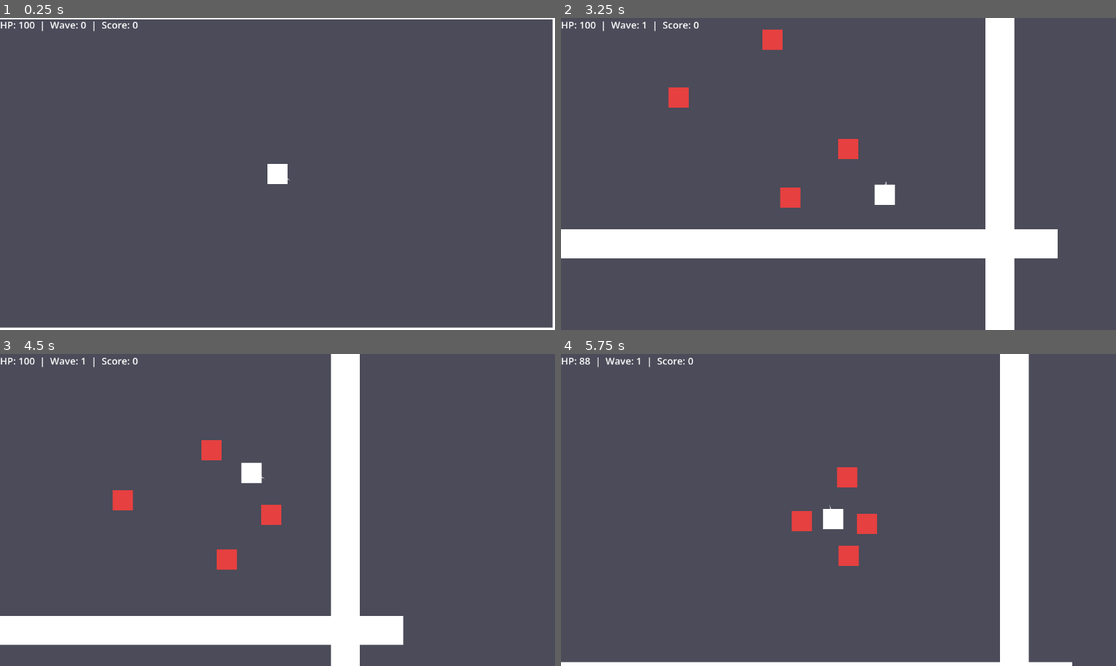
Above: before the commit, frames 1-4 (two rows, left to right).
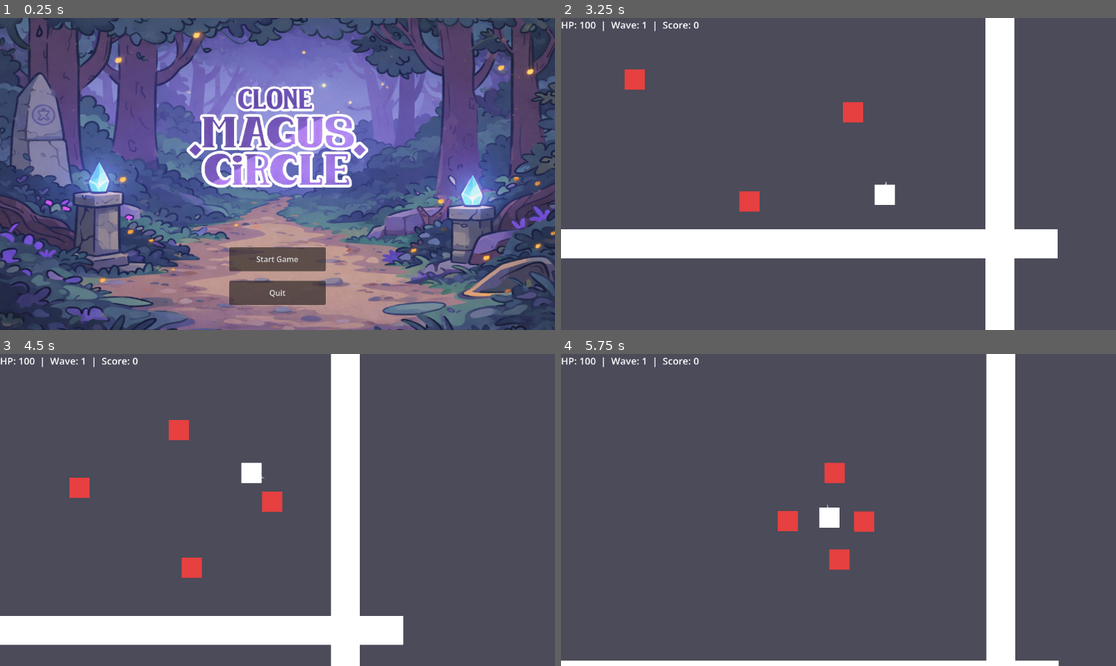
Above: after the commit, the same moments.

Repository: champSTK/the-casual-magnus-circle
Game: Godot game, scene res://Menus/MainMenu.tscn
Same seed, same stepped clock (60 frames per second), same inputs: the game is played once before the commit and once after it. Before the commit the project starts from res://Main.tscn.
Inputs (mouse positions are in pixels of both pictures, inside the frame that each line leads up to):
- Up to frame 1 (0.25 s): no input
- Up to frame 2 (3.25 s): click (838, 258) at 0.5 s, where only the run after the commit has a clickable "Start Game"; tap Enter (ui_accept) at 1.25, 2.1, 2.27, 2.57 s; move the mouse to (960, 158) at 1.27 s; hold Right (ui_right) 1.28-2.03 s; hold Enter (ui_accept) 1.28-2.03 s; click (960, 158) at 1.42 s; move the mouse to (727, 189) at 2.02 s; hold Down (ui_down) 2.03-2.78 s; move the mouse to (894, 105) at 2.77 s; hold Right (ui_right) from 2.78 s (still down); hold Enter (ui_accept) from 2.78 s (still down)
- Up to frame 3 (4.5 s): move the mouse to (249, 572) at 3.52 s; release Right (ui_right) at 3.53 s; release Enter (ui_accept) at 3.53 s; hold Up (ui_up) 3.53-4.28 s; tap Enter (ui_accept) at 3.6, 3.77, 4.07 s; click (249, 572) at 3.67 s; move the mouse to (444, 556) at 4.27 s; hold Left (ui_left) from 4.28 s (still down); hold Enter (ui_accept) from 4.28 s (still down)
- Up to frame 4 (5.75 s): tap Escape (ui_cancel) at 4.9 s; release Left (ui_left) at 5 s; release Enter (ui_accept) at 5 s; click (821, 478) at 5 s, where only the run after the commit has a clickable "Resume"

The runs differ from the first frame. In frame 1, 82% of the frame differs, in the area x 0-100%, y 0-100%; in frame 2, 1.7%; in frame 3, 1.8%; in frame 4, 7.0%.

Commit message:
shield and heals

Diff:
--- a/Main.gd
+++ b/Main.gd
@@ -8,6 +8,7 @@
 @onready var wave_manager: Node      = $WaveManager
 @onready var hud_label: Label        = $HUD/Label
 @onready var game_over_label: Label  = $HUD/GameOverLabel
+@onready var pause_menu = $HUD/PauseMenu
 
 var score: int       = 0
 var is_game_over: bool = false
@@ -46,7 +47,20 @@
 	get_tree().paused       = true
 	set_process_input(true)
 
+func toggle_pause():
+	get_tree().paused = not get_tree().paused
+
+	if get_tree().paused:
+		pause_menu.show_menu()
+	else:
+		pause_menu.visible = false
+
 func _input(event: InputEvent) -> void:
 	if is_game_over and event.is_action_pressed("ui_accept"):
+		print("done")
 		get_tree().paused = false
 		get_tree().reload_current_scene()
+
+func _unhandled_input(event):
+	if event.is_action_pressed("ui_cancel") and not is_game_over:
+		toggle_pause()
--- a/Main.tscn
+++ b/Main.tscn
@@ -4,6 +4,7 @@
 [ext_resource type="Script" uid="uid://di3e13bgtow08" path="res://Camerafollow.gd" id="2_r0du0"]
 [ext_resource type="PackedScene" uid="uid://clyg3o35ckjt4" path="res://player/Player.tscn" id="2_uu6xs"]
 [ext_resource type="Script" uid="uid://b3pxodvvdv01l" path="res://systems/WaveManager.gd" id="4_cm0pq"]
+[ext_resource type="Script" uid="uid://bemu8wefh7bsg" path="res://PauseMenu.gd" id="5_fos0i"]
 
 [sub_resource type="RectangleShape2D" id="RectangleShape2D_glv2v"]
 size = Vector2(960, 20)
@@ -129,3 +130,58 @@
 grow_vertical = 2
 mouse_filter = 2
 color = Color(1, 1, 1, 0)
+
+[node name="PauseMenu" type="Control" parent="HUD" unique_id=1764290314]
+process_mode = 3
+visible = false
+layout_mode = 3
+anchors_preset = 15
+anchor_right = 1.0
+anchor_bottom = 1.0
+grow_horizontal = 2
+grow_vertical = 2
+script = ExtResource("5_fos0i")
+
+[node name="ColorRect" type="ColorRect" parent="HUD/PauseMenu" unique_id=941682458]
+layout_mode = 0
+offset_right = 1153.0
+offset_bottom = 662.0
+color = Color(0, 0, 0, 0.3)
+
+[node name="VBoxContainer" type="VBoxContainer" parent="HUD/PauseMenu" unique_id=183380896]
+layout_mode = 0
+offset_left = 199.0
+offset_top = 86.0
+offset_right = 957.0
+offset_bottom = 507.0
+theme_override_constants/separation = 20
+alignment = 1
+
+[node name="Paused" type="Label" parent="HUD/PauseMenu/VBoxContainer" unique_id=462111509]
+layout_mode = 2
+theme_override_font_sizes/font_size = 60
+text = "Paused"
+horizontal_alignment = 1
+
+[node name="Resume" type="Button" parent="HUD/PauseMenu/VBoxContainer" unique_id=1073458851]
+process_mode = 3
+custom_minimum_size = Vector2(300, 50)
+layout_mode = 2
+size_flags_horizontal = 4
+text = "Resume"
+
+[node name="Restart" type="Button" parent="HUD/PauseMenu/VBoxContainer" unique_id=962145699]
+custom_minimum_size = Vector2(300, 50)
+layout_mode = 2
+size_flags_horizontal = 4
+text = "Restart"
+
+[node name="Quit To Menu" type="Button" parent="HUD/PauseMenu/VBoxContainer" unique_id=2075321353]
+custom_minimum_size = Vector2(300, 50)
+layout_mode = 2
+size_flags_horizontal = 4
+text = "Quit To Menu"
+
+[connection signal="pressed" from="HUD/PauseMenu/VBoxContainer/Resume" to="HUD/PauseMenu" method="_on_resume_pressed"]
+[connection signal="pressed" from="HUD/PauseMenu/VBoxContainer/Restart" to="HUD/PauseMenu" method="_on_restart_pressed"]
+[connection signal="pressed" from="HUD/PauseMenu/VBoxContainer/Quit To Menu" to="HUD/PauseMenu" method="_on_quit_to_menu_pressed"]
--- /dev/null
+++ b/Menus/MainMenu.gd
@@ -0,0 +1,7 @@
+extends Node
+
+func _on_start_pressed():
+	get_tree().change_scene_to_file("res://Main.tscn")
+
+func _on_quit_pressed():
+	get_tree().quit()
--- /dev/null
+++ b/Menus/MainMenu.tscn
@@ -0,0 +1,56 @@
+[gd_scene format=3 uid="uid://o3bpi3jatrks"]
+
+[ext_resource type="Texture2D" uid="uid://dt5osvprooxec" path="res://clonemaguslogo.png" id="1_3g7qx"]
+[ext_resource type="Script" uid="uid://b7wg7f60qhvf3" path="res://Menus/MainMenu.gd" id="1_r8dbq"]
+[ext_resource type="Texture2D" uid="uid://h3s7sgbq45d2" path="res://clonemagusbackground.png" id="2_7ihqj"]
+
+[node name="MainMenu" type="Node" unique_id=481289927]
+script = ExtResource("1_r8dbq")
+
+[node name="CanvasLayer" type="CanvasLayer" parent="." unique_id=1204229010]
+
+[node name="Control" type="Control" parent="CanvasLayer" unique_id=1243001657]
+layout_mode = 3
+anchors_preset = 0
+offset_right = 40.0
+offset_bottom = 40.0
+
+[node name="TextureRect" type="TextureRect" parent="CanvasLayer/Control" unique_id=2089890845]
+layout_mode = 0
+offset_left = -11.0
+offset_top = -14.0
+offset_right = 1172.0
+offset_bottom = 671.0
+texture = ExtResource("2_7ihqj")
+expand_mode = 1
+
+[node name="VBoxContainer" type="VBoxContainer" parent="CanvasLayer/Control" unique_id=1143350752]
+layout_mode = 0
+offset_right = 1153.0
+offset_bottom = 653.0
+theme_override_constants/separation = 20
+alignment = 1
+
+[node name="Logo" type="TextureRect" parent="CanvasLayer/Control/VBoxContainer" unique_id=279569011]
+custom_minimum_size = Vector2(300, 400)
+layout_mode = 2
+texture = ExtResource("1_3g7qx")
+expand_mode = 1
+stretch_mode = 5
+
+[node name="Start" type="Button" parent="CanvasLayer/Control/VBoxContainer" unique_id=751438337]
+custom_minimum_size = Vector2(200, 50)
+layout_mode = 2
+size_flags_horizontal = 4
+size_flags_vertical = 4
+text = "Start Game"
+
+[node name="Quit" type="Button" parent="CanvasLayer/Control/VBoxContainer" unique_id=188080383]
+custom_minimum_size = Vector2(200, 50)
+layout_mode = 2
+size_flags_horizontal = 4
+size_flags_vertical = 4
+text = "Quit"
+
+[connection signal="pressed" from="CanvasLayer/Control/VBoxContainer/Start" to="." method="_on_start_pressed"]
+[connection signal="pressed" from="CanvasLayer/Control/VBoxContainer/Quit" to="." method="_on_quit_pressed"]
--- /dev/null
+++ b/PauseMenu.gd
@@ -0,0 +1,43 @@
+extends Control
+
+
+func show_menu():
+	visible = true
+	modulate.a = 0.0
+
+	var tween = create_tween()
+	tween.tween_property(self, "modulate:a", 1.0, 0.2)
+
+	scale = Vector2(0.9, 0.9)
+	create_tween().tween_property(self, "scale", Vector2.ONE, 0.2)
+
+func hide_menu():
+	var tween = create_tween()
+	tween.tween_property(self, "modulate:a", 0.0, 0.2)
+	await tween.finished
+
+	visible = false
+
+func resume():
+	get_tree().paused = false
+	hide_menu()
+
+func restart():
+	get_tree().paused = false
+	get_tree().reload_current_scene()
+
+func quit_to_menu():
+	get_tree().paused = false
+	get_tree().change_scene_to_file("res://MainMenu.tscn")
+
+func _on_resume_pressed() -> void:
+	get_tree().paused = false
+	hide_menu()
+
+func _on_restart_pressed() -> void:
+	get_tree().paused = false
+	get_tree().reload_current_scene()
+
+func _on_quit_to_menu_pressed() -> void:
+	get_tree().paused = false
+	get_tree().change_scene_to_file("res://Menus/MainMenu.tscn")
--- a/enemies/Chaser.tscn
+++ b/enemies/Chaser.tscn
@@ -9,14 +9,14 @@
 collision_layer = 2
 script = ExtResource("1_uo68y")
 
-[node name="CollisionShape2D" type="CollisionShape2D" parent="." unique_id=205894261]
-shape = SubResource("CircleShape2D_yn02u")
-
 [node name="Visual" type="ColorRect" parent="." unique_id=305498688]
 offset_left = -14.0
 offset_top = -14.0
 offset_right = 14.0
 offset_bottom = 14.0
+
+[node name="CollisionShape2D" type="CollisionShape2D" parent="." unique_id=205894261]
+shape = SubResource("CircleShape2D_yn02u")
 
 [node name="HPBar" type="ColorRect" parent="." unique_id=1407221883]
 offset_left = -15.0
--- a/player/Player.gd
+++ b/player/Player.gd
@@ -19,7 +19,7 @@
 var current_hp:      int    = max_hp
 var is_invincible:   bool   = false
 var spell_container: Node2D = null
-
+var shield_instance: Node2D = null
 var is_shielded: bool = false
 var shield_broken: bool = false
 
@@ -49,7 +49,9 @@
 		shield_broken = true   # mark shield as broken
 		is_shielded = false
 		print("brokes")
-		reset_color()
+		if is_instance_valid(shield_instance):
+			shield_instance.queue_free()
+			shield_instance = null
 		return
 	current_hp -= amount
 	print("hp")
@@ -70,17 +72,35 @@
 	is_shielded = true
 	shield_broken = false
 
-	# visual
-	visual.color = Color(0.3, 1.0, 1.0)
+	# 🔥 spawn and STORE shield
+	var shield_scene = preload("res://spells/ShieldEffect.tscn")
+	shield_instance = shield_scene.instantiate()
+	add_child(shield_instance)
 
 	await get_tree().create_timer(duration).timeout
+	# 🔥 if already broken → do nothing
+	if not is_shielded:
+		return
+
 	is_shielded = false
-	reset_color()
+
+	# 🔥 REMOVE VISUAL
+	if is_instance_valid(shield_instance):
+		shield_instance.queue_free()
+		shield_instance = null
+
 	if not shield_broken:
 		heal(20)
 
 func heal(amount: int) -> void:
 	current_hp = min(current_hp + amount, max_hp)
+	var heal_scene = preload("res://systems/HealText.tscn")
+	var heal_text = heal_scene.instantiate()
+
+	heal_text.global_position = global_position
+	get_parent().add_child(heal_text)
+
+	heal_text.setup(amount)
 
 func _flash_damage() -> void:
 	var orig: Color = visual.color
--- a/project.godot
+++ b/project.godot
@@ -11,7 +11,7 @@
 [application]
 
 config/name="The Casual Magnus Circle"
-run/main_scene="uid://crtstcuba61ux"
+run/main_scene="uid://o3bpi3jatrks"
 config/features=PackedStringArray("4.6", "GL Compatibility")
 config/icon="res://icon.svg"
 
--- /dev/null
+++ b/spells/ShieldEffect.gd
@@ -0,0 +1,21 @@
+extends Node2D
+
+func _ready():
+	scale = Vector2(0.8, 0.8)
+	modulate.a = 0.0
+
+	var tween = create_tween()
+
+	# fade in + scale up
+	tween.tween_property(self, "modulate:a", 1.0, 0.15)
+	tween.parallel().tween_property(self, "scale", Vector2(1.2, 1.2), 0.15)
+
+	# pulse loop
+	await tween.finished
+	_pulse()
+
+func _pulse():
+	var tween = create_tween().set_loops()
+
+	tween.tween_property(self, "scale", Vector2(1.1, 1.1), 0.5)
+	tween.tween_property(self, "scale", Vector2(1.2, 1.2), 0.5)
--- /dev/null
+++ b/spells/ShieldEffect.tscn
@@ -0,0 +1,13 @@
+[gd_scene format=3 uid="uid://dauch8dl7udxg"]
+
+[ext_resource type="Script" uid="uid://rma7kf45ikfb" path="res://spells/ShieldEffect.gd" id="1_1vyyu"]
+
+[node name="ShieldEffect" type="Node2D" unique_id=1987457985]
+script = ExtResource("1_1vyyu")
+
+[node name="ColorRect" type="ColorRect" parent="." unique_id=1640678264]
+offset_left = -30.0
+offset_top = -30.0
+offset_right = 30.0
+offset_bottom = 30.0
+color = Color(0, 0.8548469, 0.43917835, 0.4)
--- a/systems/GestureRecognizer.gd
+++ b/systems/GestureRecognizer.gd
@@ -55,7 +55,7 @@
 	if total_len >300 and total_len <2000 and closure < 200 and rotation > 6.0 and turns == 0:
 		return "circle"
 
-	if total_len <300 and closure < 200 and rotation > 6.0 and turns == 0:
+	if total_len <350 and closure < 200 and rotation > 6.0 and turns == 0:
 		return "shield"
 
 	# ── LINE ─────────────────────────
@@ -66,7 +66,7 @@
 		return "beam"
 
 	# ── TRIANGLE ─────────────────────
-	if total_len >1000 and closure < 310 and turns >= 2 and turns <= 4:
+	if total_len <3000 and total_len >1000 and closure < 310 and turns >= 2 and turns <= 4:
 		return "triangle"
 
 	# ── ZIGZAG ───────────────────────
--- /dev/null
+++ b/systems/HealText.gd
@@ -0,0 +1,17 @@
+extends Node2D
+
+@onready var label: Label = $Label
+
+func setup(amount: int):
+	label.text = "+"
+
+	# random slight offset (optional)
+	position += Vector2(randf_range(-10, 10), randf_range(-10, 10))
+
+	# animation
+	var tween = create_tween()
+
+	tween.tween_property(self, "position:y", position.y - 20, 0.6)
+	tween.parallel().tween_property(self, "modulate:a", 0.0, 0.6)
+
+	tween.tween_callback(queue_free)
--- /dev/null
+++ b/systems/HealText.tscn
@@ -0,0 +1,13 @@
+[gd_scene format=3 uid="uid://djmfgue1xjxhj"]
+
+[ext_resource type="Script" uid="uid://boy44ppbcwbps" path="res://systems/HealText.gd" id="1_veor3"]
+
+[node name="HealText" type="Node2D" unique_id=605129942]
+script = ExtResource("1_veor3")
+
+[node name="Label" type="Label" parent="." unique_id=1521665772]
+offset_right = 40.0
+offset_bottom = 23.0
+theme_override_colors/font_color = Color(0.5847179, 1, 0.58383155, 1)
+theme_override_font_sizes/font_size = 30
+text = "+"
Not shown, added: Menus/MainMenu.gd.uid
Not shown, added: PauseMenu.gd.uid
Binary file added: clonemagusbackground.png
Not shown, added: clonemagusbackground.png.import
Binary file added: clonemaguslogo.png
Not shown, added: clonemaguslogo.png.import
Not shown, added: spells/ShieldEffect.gd.uid
Not shown, added: systems/HealText.gd.uid
